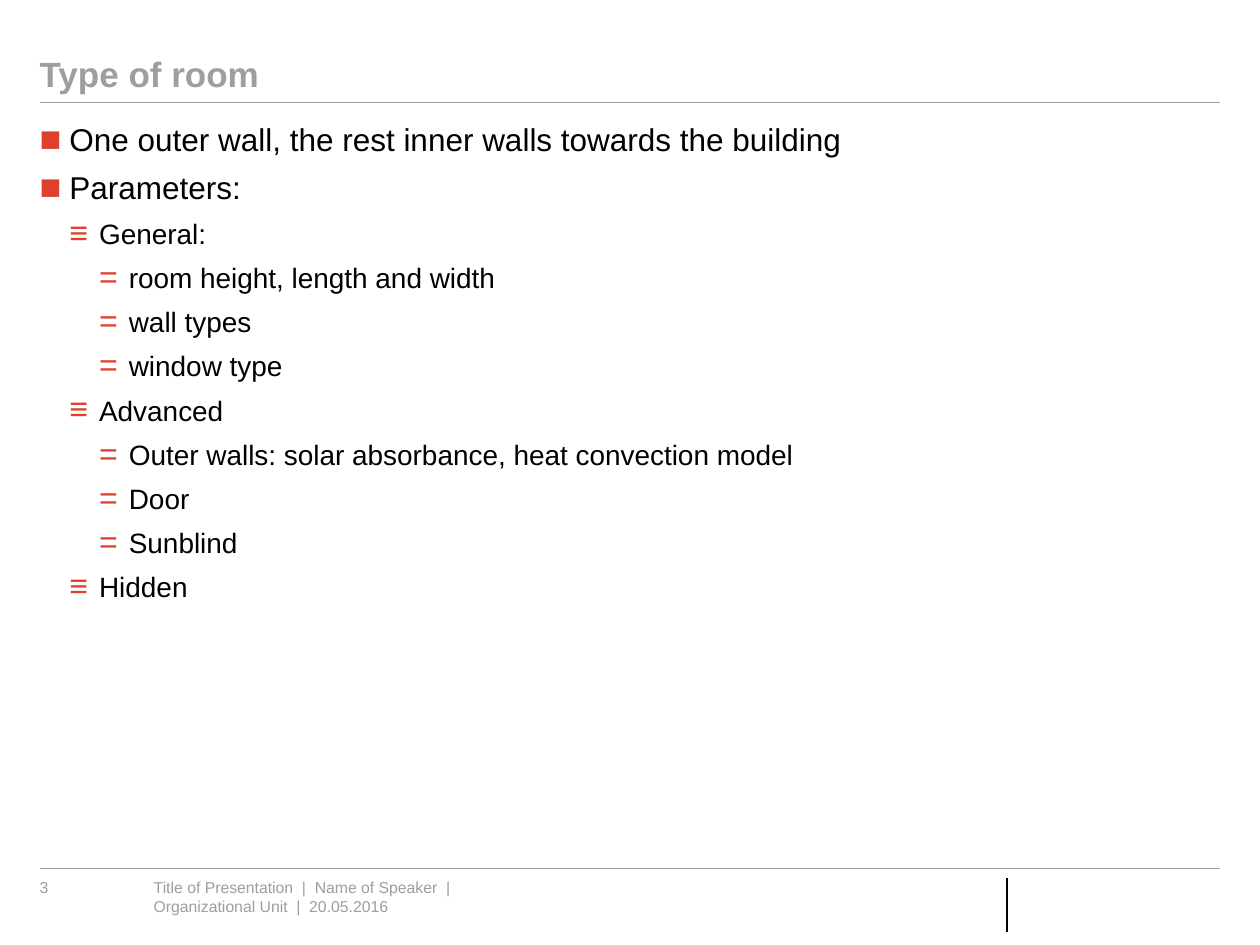
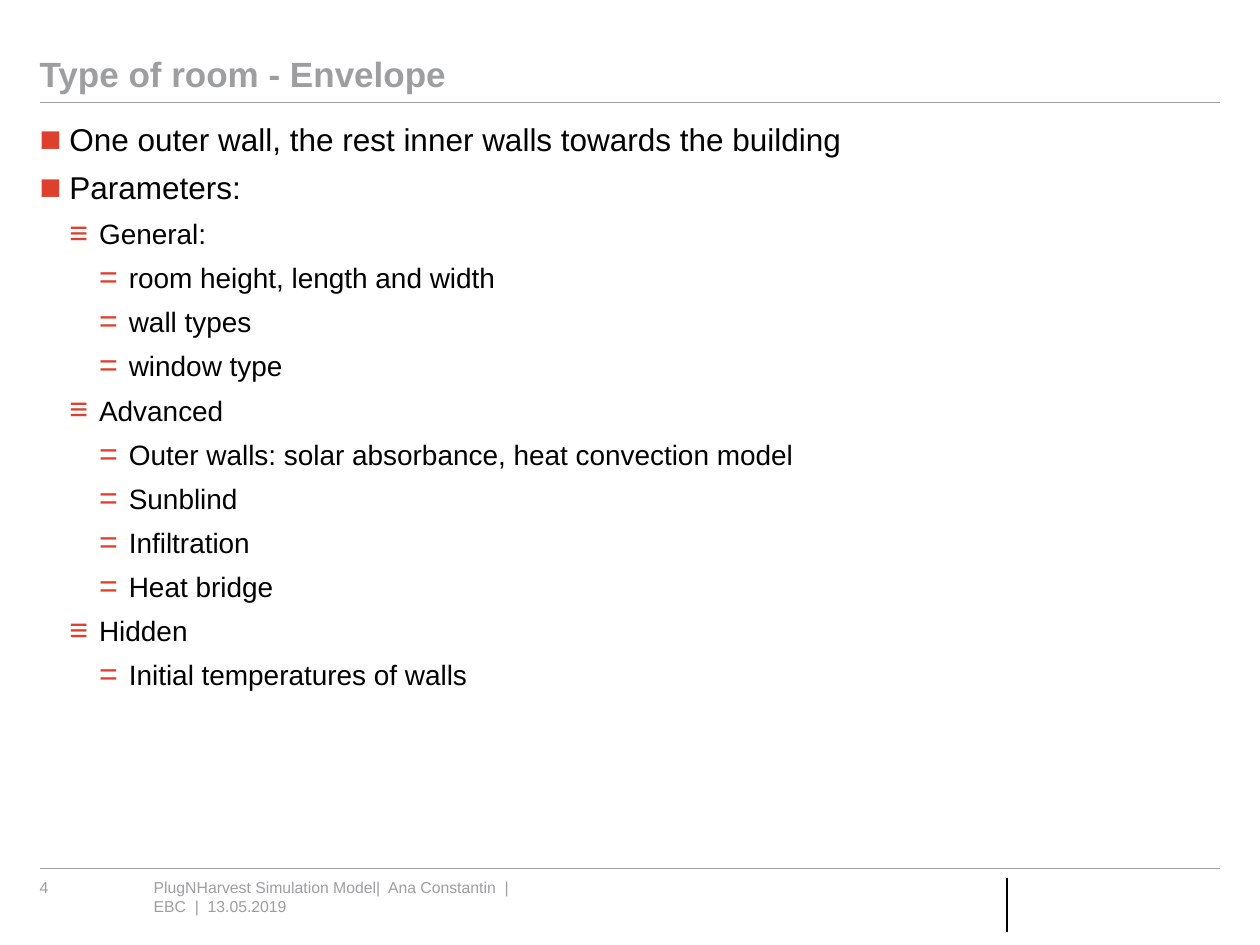
Before and after one commit to RWTH-EBC/AixLib, a slide deck: slide 4 of AixLib/Resources/PlugNHarvest/Presentation PlugNHarvest Model.pptx (slide 3 before the commit). Drawn at 1260x945 pixels with LibreOffice and Linux fonts; fonts in the diff are those of the drawing; background and template pictures are left out. Boxes give left, top, right and bottom in pixels: in the first picture for what was removed or moved away, otherwise in the second. Text is boxed around its words. In the diff, an @@ line names an element or a change of style, - is before the commit and + after.

Commit message:
Newest version of the Presentation PlugNHarvest Model.pptx

```diff
--- a/AixLib/Resources/PlugNHarvest/Presentation PlugNHarvest Model.pptx
+++ b/AixLib/Resources/PlugNHarvest/Presentation PlugNHarvest Model.pptx
@@ title at [40,62,446,93]: text changed @@
-Type of room
+Type of room - Envelope
@@ text at [129,489,189,510]: paragraph removed @@
-    = Door
@@ text at [129,532,274,602]: paragraphs added @@
+    = Infiltration
+    = Heat bridge
@@ text at [129,664,467,690]: paragraph added @@
+    = Initial temperatures of walls
@@ page number at [40,882,49,893]: text changed @@
-3
+4
@@ text at [154,881,495,912]: text changed @@
-Title of Presentation | Name of Speaker | Organizational Unit | 20.05.2016
+PlugNHarvest Simulation Model| Ana Constantin | EBC | 13.05.2019
```
Also in this commit, not shown: 16 other slides changed, 5 slides added, 1 slide removed.
